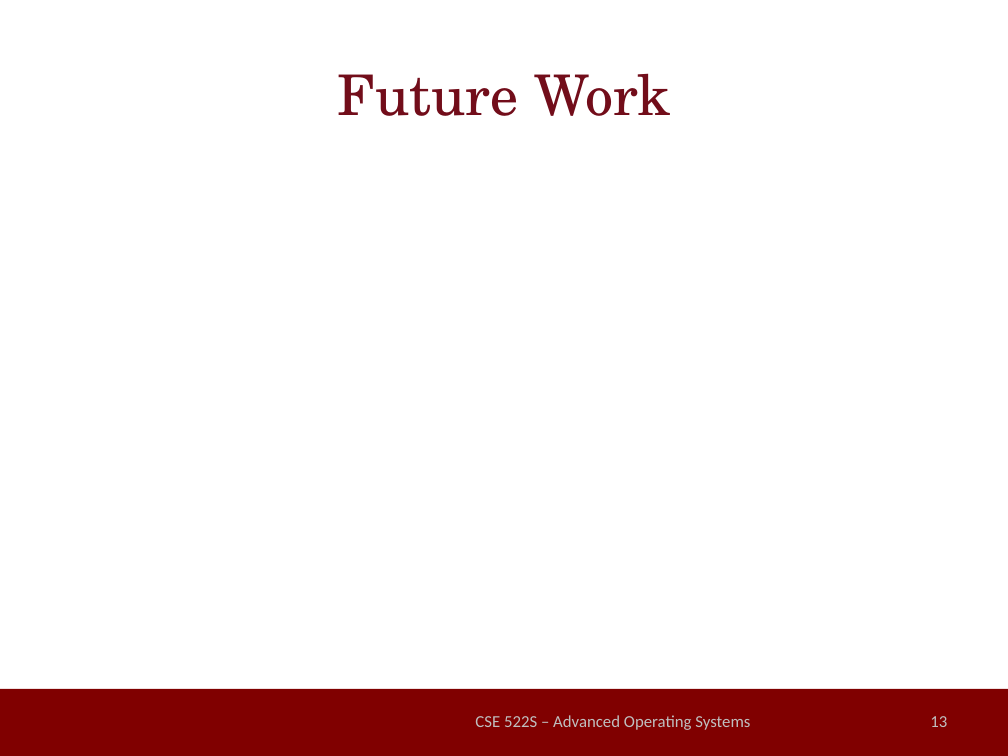
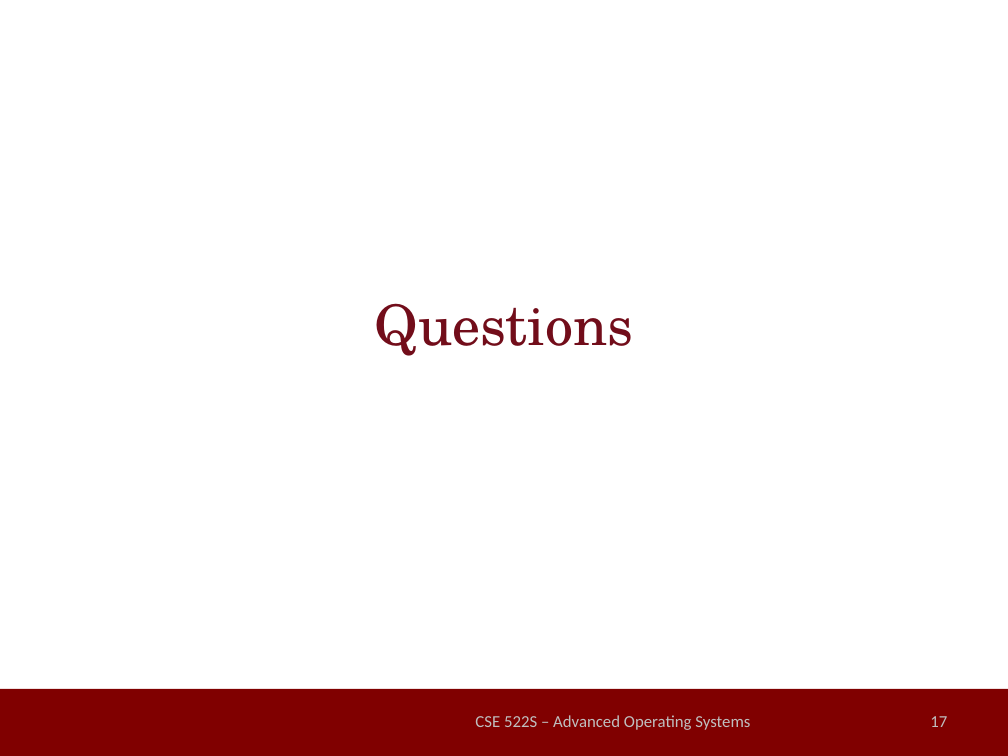
Before and after one commit to millerrt3/LinuxSuspendable, a slide deck: slide 17 of final_presentation.pptx (slide 13 before the commit). Drawn at 1008x756 pixels with LibreOffice and Linux fonts; fonts in the diff are those of the drawing; background and template pictures are left out. Boxes give left, top, right and bottom in pixels: in the first picture for what was removed or moved away, otherwise in the second. Text is boxed around its words. In the diff, an @@ line names an element or a change of style, - is before the commit and + after.

```diff
--- a/final_presentation.pptx
+++ b/final_presentation.pptx
@@ title removed at <box>338,73,670,116</box> @@
-Future Work
@@ title added at <box>375,303,634,356</box>, 40 pt, text #720D1A @@
+Questions
@@ page number at <box>930,716,947,727</box>: text changed @@
-13
+17
```
Also in this commit, not shown: 7 other slides changed, 4 slides added, 1 other file.
